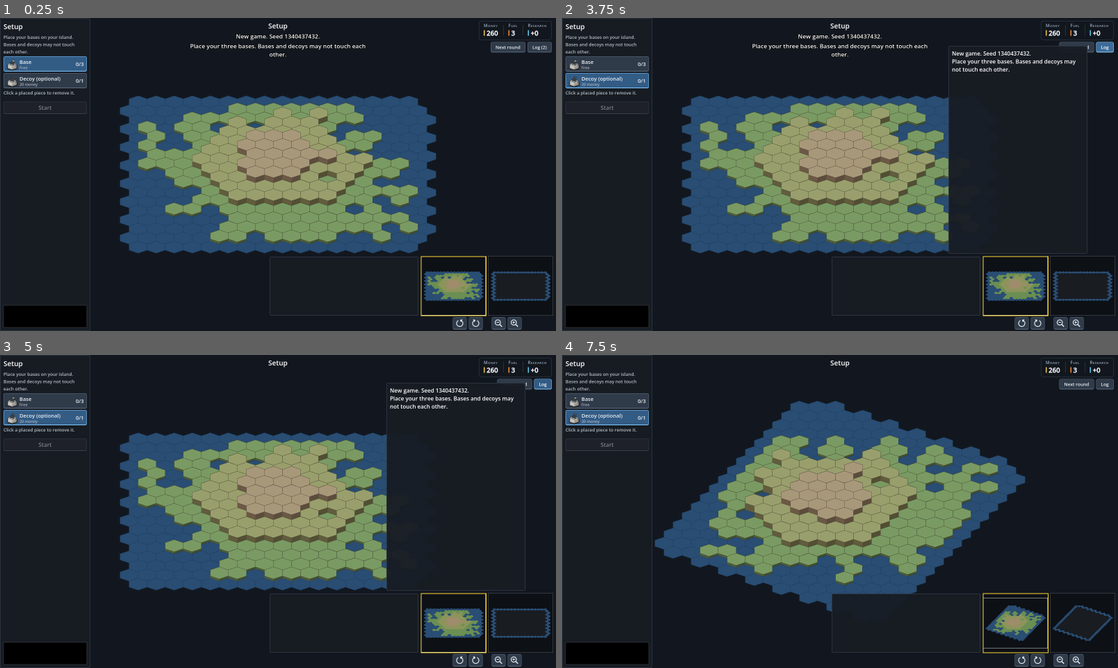
Above: before the commit, frames 1-4 (two rows, left to right).
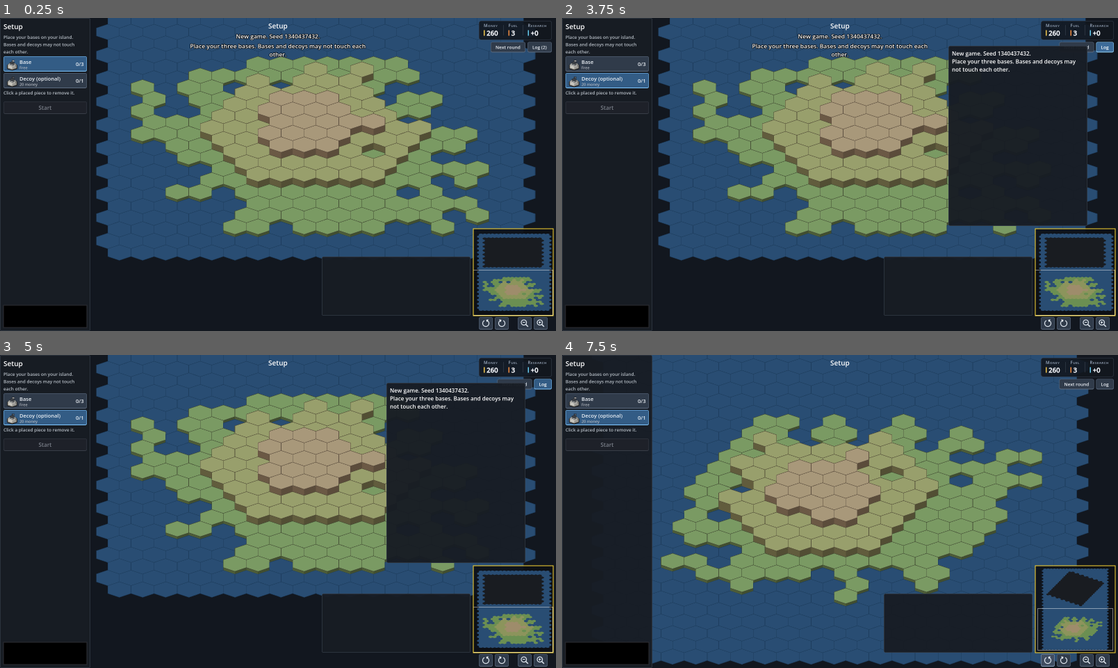
Above: after the commit, the same moments.

Repository: abeuscher/archipelago-game
Game: Godot game, scene res://game/main.tscn
Same seed, same stepped clock (60 frames per second), same inputs: the game is played once before the commit and once after it.
Inputs (mouse positions are in pixels of both pictures, inside the frame that each line leads up to):
- Up to frame 1 (0.25 s): no input
- Up to frame 2 (3.75 s): click "Next round" at 0.5 s; click "Next round" at 1.25 s; click (606, 64) at 2.02 s; click (606, 80) at 2.77 s; click "Log (2)" at 3.5 s
- Up to frame 3 (5 s): click "Next round" at 4.25 s
- Up to frame 4 (7.5 s): click "Next round" at 5 s; click "Log" at 5.75 s; click (1023, 661) at 6.52 s; click (1045, 661) at 7.27 s

The runs differ from the first frame. In frame 1, 49% of the frame differs, in the area x 17-100%, y 0-100%; in frame 2, 35%; in frame 3, 36%; in frame 4, 60%, in the area x 16-100%, y 0-100%.

Commit message:
Stacked world: enemy island north across an open-sea channel, one continuous sea, whole-world minimap, camera glides to each phase's island
Co-Authored-By: Claude Opus 5.5 <noreply@anthropic.com>

Diff:
--- a/game/board_view.gd
+++ b/game/board_view.gd
@@ -22,6 +22,7 @@
 var _time: float = 0.0
 var _since_redraw: float = 0.0
 var _has_fog: bool = false
+var _edge: Dictionary = {}        ## hexes on the border of the space
 
 const SEA := Color(0.16, 0.30, 0.45)
 const SEA_EDGE := Color(0.12, 0.24, 0.37)
@@ -51,6 +52,9 @@
 func setup(grid) -> void:
 	iso = Iso.new(grid)
 	_order = iso.draw_order()
+	for i in grid.count:
+		if grid.neighbors(i).size() < 6:
+			_edge[i] = true
 
 
 func set_rotation_step(step: int) -> void:
@@ -113,12 +117,6 @@
 			if not rings_at.has(h):
 				rings_at[h] = []
 			rings_at[h].append(ring["color"])
-	# The sea ring around the space: always visible, so the enemy's fog sits
-	# inside a clear frame. Flat at sea level, so it goes first.
-	for k in iso.frame.size():
-		var fp := iso.frame_polygon(k)
-		draw_colored_polygon(fp, SEA)
-		draw_polyline(_closed(fp), SEA_EDGE, 1.0)
 	for i in _order:
 		var t: Dictionary = tiles[i]
 		var lvl := _lvl(t)
@@ -214,10 +212,12 @@
 
 
 ## Drawn after every tile: feathered edges that spill softly over the
-## neighbouring hexes, then drifting wisps and the odd slow swirl.
+## neighbouring hexes, then drifting wisps and the odd slow swirl. Hexes on
+## the border of the space get none of these, so the fog stops at the
+## island's edge and never spills onto the open sea around it.
 func _draw_fog_overlay() -> void:
 	for i in tiles.size():
-		if tiles[i].get("known", false):
+		if tiles[i].get("known", false) or _edge.has(i):
 			continue
 		var c := iso.top_center(i, 0, false)
 		var top := iso.top_polygon(i, 0, false)
@@ -227,7 +227,7 @@
 				poly.append(c + (v - c) * float(f[0]))
 			draw_colored_polygon(poly, Color(FOG, float(f[1]) * 0.5))
 	for i in tiles.size():
-		if tiles[i].get("known", false):
+		if tiles[i].get("known", false) or _edge.has(i):
 			continue
 		var h := _hash(i)
 		var c := iso.top_center(i, 0, false)
--- a/game/hud.gd
+++ b/game/hud.gd
@@ -70,7 +70,8 @@
 
 const TOOLBAR_W := 260
 const INFO_W := 420
-const MINIMAP_W := 380
+const MINIMAP_W := 230
+const MINIMAP_H := 250        ## taller than wide: the islands are stacked north and south
 const BOTTOM_H := 170
 const MAP_BAR_H := 44         ## gap under the minimap and info box, holding the map controls
 const STRIP_W := 64
@@ -205,7 +206,7 @@
 	_log_panel.offset_left = -STRIP_W - 24 - 400
 	_log_panel.offset_right = -STRIP_W - 24
 	_log_panel.offset_top = 80
-	_log_panel.offset_bottom = -BOTTOM_H - MAP_BAR_H - 8
+	_log_panel.offset_bottom = -MINIMAP_H - MAP_BAR_H - 8
 	_log_panel.visible = false
 	root.add_child(_log_panel)
 	_log = RichTextLabel.new()
@@ -221,8 +222,8 @@
 	_strip.anchor_bottom = 0.5
 	_strip.offset_left = -STRIP_W - 12
 	_strip.offset_right = -12
-	_strip.offset_top = -200
-	_strip.offset_bottom = 200
+	_strip.offset_top = -250
+	_strip.offset_bottom = 150
 	_strip.alignment = BoxContainer.ALIGNMENT_CENTER
 	_strip.add_theme_constant_override("separation", 6)
 	root.add_child(_strip)
@@ -267,7 +268,7 @@
 	minimap.anchor_bottom = 1.0
 	minimap.offset_left = -MINIMAP_W - 8
 	minimap.offset_right = -8
-	minimap.offset_top = -BOTTOM_H - MAP_BAR_H
+	minimap.offset_top = -MINIMAP_H - MAP_BAR_H
 	minimap.offset_bottom = -MAP_BAR_H
 	minimap.tooltip_text = "Click or drag to move the view. This is how you look at the other island."
 	root.add_child(minimap)
--- a/game/iso.gd
+++ b/game/iso.gd
@@ -1,50 +1,44 @@
 ## Isometric projection for a hex space: a fixed viewing angle, six board
 ## rotations in 60-degree steps, and height drawn as vertical offset.
 ## Presentation only: these are drawing sizes, not game rules.
+##
+## The board is centred on its middle hex, which sits on a hex lattice in
+## the board plane. Turning by 60 degrees about a lattice hex maps the
+## lattice onto itself, so after any rotation every hex of the space is
+## still on the lattice. That lets the sea around and between the islands
+## (ocean_view.gd) line up with both boards in every view.
 extends RefCounted
 
 const HEX_SIZE := 30.0         ## Hex radius on the board plane, in pixels.
 const SQUASH := 0.58           ## Vertical squash that fakes the camera tilt.
 const LEVEL_HEIGHT := 14.0     ## Screen pixels per elevation level.
 const LAND_BASE := 6.0         ## Base-level land sits this far above the sea.
-
-const AXIAL_DIRS := [Vector2i(1, 0), Vector2i(1, -1), Vector2i(0, -1), Vector2i(-1, 0), Vector2i(-1, 1), Vector2i(0, 1)]
+const HEX_W := HEX_SIZE * 1.7320508075688772   ## Lattice spacing along a row.
+const ROW_H := HEX_SIZE * 1.5                   ## Lattice spacing between rows.
 
 var grid
 var rotation_step: int = 0     ## 0..5, each step turns the board 60 degrees.
-var frame: Array = []          ## Axial coords of the sea ring drawn around the grid (presentation only).
 var _center_plane: Vector2
 
 
 func _init(g) -> void:
 	grid = g
-	_center_plane = Vector2.ZERO
-	var sum := Vector2.ZERO
-	for i in g.count:
-		sum += _plane_raw(i)
-	_center_plane = sum / g.count
-	var seen := {}
-	for i in g.count:
-		var a: Vector2i = g.axial_of(i)
-		for d in AXIAL_DIRS:
-			var n: Vector2i = a + d
-			if g.axial_to_index(n) < 0 and not seen.has(n):
-				seen[n] = true
-				frame.append(n)
+	_center_plane = _plane_raw(g.center_index())
 
 
 func _plane_raw(index: int) -> Vector2:
-	return _plane_axial_raw(grid.axial_of(index))
+	return axial_plane(grid.axial_of(index))
 
 
-func _plane_axial_raw(a: Vector2i) -> Vector2:
-	return Vector2(HEX_SIZE * sqrt(3.0) * (a.x + a.y / 2.0), HEX_SIZE * 1.5 * a.y)
+## Plane position of a lattice hex given in axial coordinates.
+static func axial_plane(a: Vector2i) -> Vector2:
+	return Vector2(HEX_W * (a.x + a.y / 2.0), ROW_H * a.y)
 
 
-## Sea-level top face of the k-th hex of the surrounding sea ring.
-func frame_polygon(k: int) -> PackedVector2Array:
-	var p := (_plane_axial_raw(frame[k]) - _center_plane).rotated(rotation_step * PI / 3.0)
-	return _hex_at(Vector2(p.x, p.y * SQUASH))
+## Nearest lattice hex to a plane position (exact for lattice points).
+static func plane_axial(p: Vector2) -> Vector2i:
+	var r := roundi(p.y / ROW_H)
+	return Vector2i(roundi(p.x / HEX_W - r / 2.0), r)
 
 
 ## Board-plane position after rotation, centred on the space.
@@ -67,10 +61,11 @@
 ## Corners of the top face. Pointy-top hexes map onto themselves under a
 ## 60-degree turn, so the outline is the same in every view.
 func top_polygon(index: int, level: int, land: bool) -> PackedVector2Array:
-	return _hex_at(top_center(index, level, land))
+	return hex_at(top_center(index, level, land))
 
 
-static func _hex_at(c: Vector2) -> PackedVector2Array:
+## A flat hex outline around a screen point.
+static func hex_at(c: Vector2) -> PackedVector2Array:
 	var pts := PackedVector2Array()
 	for k in 6:
 		var ang := deg_to_rad(30.0 + 60.0 * k)
@@ -88,12 +83,18 @@
 	return order
 
 
-## Screen bounds of the whole space at sea level, sea ring included.
+## Plane extents of the space in the current rotation: {min, max} corners
+## of the hex centres.
+func plane_extent() -> Rect2:
+	var r := Rect2(plane(0), Vector2.ZERO)
+	for i in grid.count:
+		r = r.expand(plane(i))
+	return r
+
+
+## Screen bounds of the whole space at sea level.
 func bounds() -> Rect2:
 	var r := Rect2(top_center(0, 0, false), Vector2.ZERO)
 	for i in grid.count:
 		r = r.expand(top_center(i, 0, false))
-	for k in frame.size():
-		for v in frame_polygon(k):
-			r = r.expand(v)
-	return r.grow(HEX_SIZE * 0.5)
+	return r.grow(HEX_SIZE * 1.2)
--- a/game/main.gd
+++ b/game/main.gd
@@ -8,6 +8,8 @@
 const BoardView = preload("res://game/board_view.gd")
 const Effects = preload("res://game/effects.gd")
 const Minimap = preload("res://game/minimap.gd")
+const OceanView = preload("res://game/ocean_view.gd")
+const Iso = preload("res://game/iso.gd")
 const Pieces = preload("res://game/pieces.gd")
 const Audio = preload("res://game/audio.gd")
 const Hud = preload("res://game/hud.gd")
@@ -16,7 +18,9 @@
 const Earnings = preload("res://game/earnings.gd")
 
 const REPAIR_SOUND := "assets/audio/repair_work_crew.ogg"
-const BOARD_GAP := 320.0
+const CHANNEL_ROWS := 4        ## rows of open sea between the two islands
+const FLY_SECONDS := 0.9       ## camera move between islands at a phase change
+const FIT_MARGIN := 0.92       ## share of the free screen an island fills when fitted
 const ZOOM_MIN := 0.3
 const ZOOM_MAX := 3.0
 const PAN_SPEED := 700.0
@@ -56,6 +60,8 @@
 var _drag_from: Vector2
 var _dragging: bool = false
 var _drag_moved: float = 0.0
+var ocean
+var _cam_tween: Tween
 var debug_no_fog: bool = false       ## debug tool: show the enemy island as it really is
 
 
@@ -69,13 +75,16 @@
 	m = MatchState.create(data, seed_value, UserSettings.match_overrides(prefs))
 	enemy_ai = StrongAI.new(MatchState.ENEMY, data, seed_value)
 
-	own_board = BoardView.new()
-	own_board.setup(m.sides[0].island.grid)
-	add_child(own_board)
+	# Sea first, then the enemy island (north, further back), then ours.
+	ocean = OceanView.new()
+	add_child(ocean)
 	enemy_board = BoardView.new()
 	enemy_board.setup(m.sides[1].island.grid)
 	enemy_board.show_hits = true
 	add_child(enemy_board)
+	own_board = BoardView.new()
+	own_board.setup(m.sides[0].island.grid)
+	add_child(own_board)
 	_layout_boards()
 	effects = Effects.new()
 	effects.z_index = 10
@@ -87,7 +96,7 @@
 
 	hud = Hud.new()
 	add_child(hud)
-	hud.minimap.setup(own_board, enemy_board, camera)
+	hud.minimap.setup(own_board, enemy_board, ocean, camera)
 	hud.minimap.view_requested.connect(_on_minimap)
 	hud.rotate_requested.connect(_rotate)
 	hud.zoom_requested.connect(func(dir: int): _zoom_at(ZOOM_STEP if dir > 0 else 1.0 / ZOOM_STEP, get_viewport_rect().size / 2.0))
@@ -117,12 +126,18 @@
 	return int(Time.get_unix_time_from_system() * 1000.0) & 0x7FFFFFFF
 
 
+## Our island at the origin, the enemy's straight north across a channel of
+## CHANNEL_ROWS rows of sea, for the current rotation. Both centres sit on
+## the shared hex lattice (see iso.gd), so the sea lines up with both.
 func _layout_boards() -> void:
-	# Spacing uses the bounding circle so rotation never makes boards overlap.
-	var r: Rect2 = own_board.iso.bounds()
-	var span := r.size.length()
 	own_board.position = Vector2.ZERO
-	enemy_board.position = Vector2(span + BOARD_GAP, 0)
+	var own_top: float = -own_board.iso.plane_extent().position.y
+	var enemy_bottom: float = enemy_board.iso.plane_extent().end.y
+	var need := own_top + enemy_bottom + (CHANNEL_ROWS + 1) * Iso.ROW_H
+	# Straight north on the lattice is axial (1, -2): two rows up per step.
+	var steps := ceili(need / (2.0 * Iso.ROW_H))
+	enemy_board.position = Vector2(0, -steps * 2.0 * Iso.ROW_H * Iso.SQUASH)
+	ocean.rebuild([own_board, enemy_board])
 
 
 # --- Phases ----------------------------------------------------------------
@@ -132,7 +147,7 @@
 	tips_snoozed = []
 	setup_trial = m.sides[0].duplicate_state()
 	setup_mode = "base"
-	_focus(0)
+	_fly_to(0, 0.0)
 	hud.set_phase("Setup", 0)
 	_set_clock(0)
 	hud.add_log("Place your three bases. Bases and decoys may not touch each other.")
@@ -167,7 +182,7 @@
 	tips_snoozed = []
 	orders = []   # last round's aim markers don't carry over
 	selected = Vector2i(-1, -1)
-	_focus(0)
+	_fly_to(0)
 	hud.set_phase("Build and repair", m.round_number)
 	_set_clock(int(prefs["build_clock_seconds"]))
 	_refresh()
@@ -188,7 +203,7 @@
 	missile_choice = {}
 	selected = Vector2i(-1, -1)
 	active_launcher = _next_free_launcher()
-	_focus(1)
+	_fly_to(1)
 	hud.set_phase("Targeting", m.round_number)
 	_set_clock(int(prefs["targeting_clock_seconds"]))
 	_refresh()
@@ -252,6 +267,7 @@
 				_attack()   # orders placed so far are launched
 	var pan := Vector2(Input.get_axis("ui_left", "ui_right"), Input.get_axis("ui_up", "ui_down"))
 	if pan != Vector2.ZERO:
+		_stop_flight()
 		camera.position += pan * PAN_SPEED * delta / camera.zoom.x
 		_update_viewing()
 
@@ -281,6 +297,7 @@
 	elif event is InputEventMouseMotion:
 		var mm := event as InputEventMouseMotion
 		if _dragging:
+			_stop_flight()
 			camera.position -= mm.relative / camera.zoom.x
 			_drag_moved += mm.relative.length()
 			_update_viewing()
@@ -302,6 +319,7 @@
 
 
 func _zoom_at(factor: float, screen_pos: Vector2) -> void:
+	_stop_flight()
 	var before := get_canvas_transform().affine_inverse() * screen_pos
 	var z := clampf(camera.zoom.x * factor, ZOOM_MIN, ZOOM_MAX)
 	camera.zoom = Vector2(z, z)
@@ -324,29 +342,57 @@
 	rot = (rot + dir + 6) % 6
 	own_board.set_rotation_step(rot)
 	enemy_board.set_rotation_step(rot)
+	_layout_boards()
 	_focus(center_side)
 
 
+## Centres the view on an island at once, keeping the zoom.
 func _focus(side: int) -> void:
+	_stop_flight()
 	var board = own_board if side == 0 else enemy_board
 	camera.position = board.position + board.bounds().get_center()
 	viewing = side
-	hud.minimap.viewing = side
-	hud.minimap.queue_redraw()
+
+
+## Moves and zooms the view so the island fills the free part of the screen
+## (between the toolbar, the strip, the top bar and the bottom panels). With seconds > 0 the
+## camera glides there, so the player sees how the two islands sit.
+func _fly_to(side: int, seconds: float = FLY_SECONDS) -> void:
+	_stop_flight()
+	viewing = side
+	var board = own_board if side == 0 else enemy_board
+	var island: Rect2 = board.bounds()
+	island.position += board.position
+	var vp := get_viewport_rect().size
+	var free := Rect2(Vector2(Hud.TOOLBAR_W + 16, 70), Vector2.ZERO)
+	free.end = Vector2(vp.x - Hud.STRIP_W - 28, vp.y - Hud.BOTTOM_H - Hud.MAP_BAR_H - 8)
+	var z := clampf(minf(free.size.x / island.size.x, free.size.y / island.size.y) * FIT_MARGIN, ZOOM_MIN, ZOOM_MAX)
+	var target := island.get_center() - (free.get_center() - vp / 2.0) / z
+	if seconds <= 0.0:
+		camera.zoom = Vector2(z, z)
+		camera.position = target
+		return
+	_cam_tween = create_tween().set_parallel(true).set_trans(Tween.TRANS_SINE).set_ease(Tween.EASE_IN_OUT)
+	_cam_tween.tween_property(camera, "position", target, seconds)
+	_cam_tween.tween_property(camera, "zoom", Vector2(z, z), seconds)
+
+
+## Any manual pan or zoom takes over from a camera flight.
+func _stop_flight() -> void:
+	if _cam_tween != null and _cam_tween.is_valid():
+		_cam_tween.kill()
 
 
 func _on_minimap(world_pos: Vector2) -> void:
+	_stop_flight()
 	camera.position = world_pos
 	_update_viewing()
 
 
+## Which island the view is over: north of the channel's middle is the enemy's.
 func _update_viewing() -> void:
-	var mid: float = (own_board.position.x + own_board.bounds().end.x + enemy_board.position.x + enemy_board.bounds().position.x) / 2.0
-	var v := 1 if camera.position.x > mid else 0
-	if v != viewing:
-		viewing = v
-		hud.minimap.viewing = v
-		hud.minimap.queue_redraw()
+	var mid: float = (own_board.position.y + enemy_board.position.y) / 2.0
+	viewing = 1 if camera.position.y < mid else 0
 
 
 func _cancel() -> void:
@@ -982,8 +1028,8 @@
 
 	# Our missiles launch. The enemy's launches are not shown: its missiles
 	# are only seen arriving, with the view staying on our island.
-	_focus(0)
-	await _wait(0.4)
+	_fly_to(0, 0.6)
+	await _wait(0.7)
 	for k in launches[0].size():
 		_rise(own_board, int(launches[0][k]["launcher"]), Color(1, 0.9, 0.5), k * 0.15)
 	await _wait(0.9 + launches[0].size() * 0.15)
@@ -1003,8 +1049,8 @@
 
 	# Our strikes land on the enemy island.
 	if not launches[0].is_empty():
-		_focus(1)
-		await _wait(0.3)
+		_fly_to(1, 0.6)
+		await _wait(0.7)
 		for k in launches[0].size():
 			_strike(enemy_board, null, by_id[launches[0][k]["id"]], int(launches[0][k]["target"]), Color(1, 0.9, 0.5), k * 0.35, post_enemy)
 		await _wait(1.4 + launches[0].size() * 0.35)
--- a/game/minimap.gd
+++ b/game/minimap.gd
@@ -1,9 +1,10 @@
-## Bottom-right minimap: each island drawn as the board draws it, with real
-## hexes in the current rotation and squash, own island in the left half and
-## the opposing space (as known) in the right. Each island fills its half;
-## the camera's view is framed. Clicking or dragging moves the view to that
-## spot; it is the only way to look at the other island besides panning.
+## Bottom-right minimap: the whole world at one scale, as the boards draw
+## it: the sea, the enemy island to the north and ours to the south, in the
+## current rotation with real hexes. The white box is the current view.
+## Clicking or dragging moves the view to that spot.
 extends Control
+
+const Iso = preload("res://game/iso.gd")
 
 signal view_requested(world_pos: Vector2)
 
@@ -13,27 +14,26 @@
 const LAND := [Color(0.42, 0.56, 0.32), Color(0.55, 0.58, 0.36), Color(0.62, 0.55, 0.42)]
 const BASE_MARK := Color(0.96, 0.96, 0.96)
 const BUILDING_MARK := Color(0.92, 0.32, 0.30)
-const VIEWING := Color(1.0, 0.85, 0.2)
-const IDLE := Color(0.32, 0.35, 0.40)
-const FRAME := Color(1, 1, 1, 0.85)
-const GAP := 6.0
-const PAD := 5.0
+const BORDER := Color(1.0, 0.85, 0.2)
+const FRAME := Color(1, 1, 1, 0.9)
+const PAD := 4.0
 const REDRAW_SECONDS := 0.1
 
 var boards: Array = []     ## [own BoardView, enemy BoardView]
+var ocean
 var camera: Camera2D
-var viewing: int = 0
 var _since: float = 0.0
 
 
-func setup(own_board, enemy_board, cam: Camera2D) -> void:
+func setup(own_board, enemy_board, ocean_view, cam: Camera2D) -> void:
 	boards = [own_board, enemy_board]
+	ocean = ocean_view
 	camera = cam
 	queue_redraw()
 
 
-## Board tiles change during the playout without a refresh, so the map
-## simply redraws a few times a second.
+## Board tiles change during the playout without a refresh, and the camera
+## glides between islands, so the map simply redraws a few times a second.
 func _process(delta: float) -> void:
 	_since += delta
 	if _since >= REDRAW_SECONDS:
@@ -41,39 +41,23 @@
 		queue_redraw()
 
 
-func half_rect(side: int) -> Rect2:
-	var w := (size.x - GAP) / 2.0
-	return Rect2(Vector2(side * (w + GAP), 0), Vector2(w, size.y))
-
-
-## World-to-map transform for one island: its board bounds fitted, centred,
-## into its half. map = world * scale + offset.
-func _fit(side: int) -> Dictionary:
-	var b = boards[side]
-	var wb: Rect2 = b.bounds()
-	wb.position += b.position
-	var r := half_rect(side).grow(-PAD)
-	var s := minf(r.size.x / maxf(wb.size.x, 1.0), r.size.y / maxf(wb.size.y, 1.0))
-	var off := r.position + (r.size - wb.size * s) / 2.0 - wb.position * s
+## World-to-map transform: the sea's bounds fitted, centred, into the
+## control. map = world * scale + offset.
+func _fit() -> Dictionary:
+	var wb: Rect2 = ocean.world_rect()
+	var avail := size - Vector2(PAD, PAD) * 2.0
+	var s := minf(avail.x / maxf(wb.size.x, 1.0), avail.y / maxf(wb.size.y, 1.0))
+	var off := Vector2(PAD, PAD) + (avail - wb.size * s) / 2.0 - wb.position * s
 	return {"scale": s, "offset": off}
 
 
-func side_at(local: Vector2) -> int:
-	return 1 if local.x >= size.x / 2.0 else 0
-
-
 func to_world(local: Vector2) -> Vector2:
-	var f := _fit(side_at(local))
+	var f := _fit()
 	return (local - f["offset"]) / f["scale"]
 
 
-func to_map(side: int, world: Vector2) -> Vector2:
-	var f := _fit(side)
-	return world * f["scale"] + f["offset"]
-
-
 func _gui_input(event: InputEvent) -> void:
-	if boards.is_empty():
+	if ocean == null:
 		return
 	var drag: bool = event is InputEventMouseMotion and (event.button_mask & MOUSE_BUTTON_MASK_LEFT) != 0
 	var click: bool = event is InputEventMouseButton and event.pressed and event.button_index == MOUSE_BUTTON_LEFT
@@ -84,33 +68,32 @@
 
 func _draw() -> void:
 	draw_rect(Rect2(Vector2.ZERO, size), BG)
-	if boards.is_empty():
+	if ocean == null:
 		return
-	for side in boards.size():
-		var b = boards[side]
+	var f := _fit()
+	var s: float = f["scale"]
+	var off: Vector2 = f["offset"]
+	for c in ocean.cells:
+		draw_colored_polygon(_scaled(Iso.hex_at(c), Vector2.ZERO, s, off), SEA)
+	for b in boards:
 		if b.iso == null:
 			continue
-		var f := _fit(side)
-		var s: float = f["scale"]
-		var origin: Vector2 = b.position * s + f["offset"]
-		for k in b.iso.frame.size():
-			var fp: PackedVector2Array = b.iso.frame_polygon(k)
-			for j in fp.size():
-				fp[j] = origin + fp[j] * s
-			draw_colored_polygon(fp, SEA)
 		for i in b.tiles.size():
-			var poly: PackedVector2Array = b.iso.top_polygon(i, 0, false)
-			for j in poly.size():
-				poly[j] = origin + poly[j] * s
-			draw_colored_polygon(poly, _color(b.tiles[i]))
-		if camera != null:
-			var vs := camera.get_viewport_rect().size / camera.zoom
-			var view := Rect2((camera.position - vs / 2.0) * s + f["offset"], vs * s)
-			view = view.intersection(half_rect(side).grow(-1.0))
-			if view.has_area():
-				draw_rect(view, FRAME, false, 1.0)
-		var hr := half_rect(side)
-		draw_rect(hr, VIEWING if side == viewing else IDLE, false, 1.5 if side == viewing else 1.0)
+			draw_colored_polygon(_scaled(b.iso.top_polygon(i, 0, false), b.position, s, off), _color(b.tiles[i]))
+	if camera != null:
+		var vs := camera.get_viewport_rect().size / camera.zoom
+		var view := Rect2((camera.position - vs / 2.0) * s + off, vs * s)
+		view = view.intersection(Rect2(Vector2.ONE, size - Vector2(2, 2)))
+		if view.has_area():
+			draw_rect(view, FRAME, false, 1.0)
+	draw_rect(Rect2(Vector2.ZERO, size), BORDER, false, 1.5)
+
+
+static func _scaled(poly: PackedVector2Array, origin: Vector2, s: float, off: Vector2) -> PackedVector2Array:
+	var out := PackedVector2Array()
+	for v in poly:
+		out.append((origin + v) * s + off)
+	return out
 
 
 static func _color(t: Dictionary) -> Color:
--- /dev/null
+++ b/game/ocean_view.gd
@@ -0,0 +1,63 @@
+## The sea the two islands sit in: every lattice hex around and between the
+## boards that no board covers, drawn under both boards. It is always
+## visible, so the channel between the islands is open water and the fog on
+## the enemy space starts at its edge. Presentation only: the rules space,
+## targeting and the AI know nothing of it.
+extends Node2D
+
+const Iso = preload("res://game/iso.gd")
+
+const SEA := Color(0.16, 0.30, 0.45)
+const SEA_EDGE := Color(0.12, 0.24, 0.37)
+const MARGIN_HEXES := 2       ## open sea beyond the outermost island hex
+
+var cells: Array = []         ## screen centres of the sea hexes
+var _rect := Rect2()          ## screen bounds of the whole sea
+
+
+## Recomputes the sea for the boards' current rotation and positions.
+## Each board's position must be its centre hex on the lattice.
+func rebuild(boards: Array) -> void:
+	var occupied := {}
+	var plane_rect := Rect2()
+	var first := true
+	for b in boards:
+		var origin := Vector2(b.position.x, b.position.y / Iso.SQUASH)
+		for i in b.iso.grid.count:
+			var p: Vector2 = origin + b.iso.plane(i)
+			occupied[Iso.plane_axial(p)] = true
+			if first:
+				plane_rect = Rect2(p, Vector2.ZERO)
+				first = false
+			else:
+				plane_rect = plane_rect.expand(p)
+	plane_rect = plane_rect.grow(Iso.HEX_W * MARGIN_HEXES)
+	cells = []
+	var r0 := floori(plane_rect.position.y / Iso.ROW_H)
+	var r1 := ceili(plane_rect.end.y / Iso.ROW_H)
+	for r in range(r0, r1 + 1):
+		var q0 := floori(plane_rect.position.x / Iso.HEX_W - r / 2.0)
+		var q1 := ceili(plane_rect.end.x / Iso.HEX_W - r / 2.0)
+		for q in range(q0, q1 + 1):
+			var a := Vector2i(q, r)
+			var p := Iso.axial_plane(a)
+			if not plane_rect.has_point(p) or occupied.has(a):
+				continue
+			cells.append(Vector2(p.x, p.y * Iso.SQUASH))
+	_rect = Rect2(Vector2(plane_rect.position.x, plane_rect.position.y * Iso.SQUASH),
+		Vector2(plane_rect.size.x, plane_rect.size.y * Iso.SQUASH)).grow(Iso.HEX_SIZE)
+	queue_redraw()
+
+
+## Screen bounds of the sea, which contains both islands.
+func world_rect() -> Rect2:
+	return _rect
+
+
+func _draw() -> void:
+	for c in cells:
+		var poly := Iso.hex_at(c)
+		draw_colored_polygon(poly, SEA)
+		var closed := poly.duplicate()
+		closed.append(poly[0])
+		draw_polyline(closed, SEA_EDGE, 1.0)
--- a/tools/capture.gd
+++ b/tools/capture.gd
@@ -62,6 +62,7 @@
 	main._refresh()
 	await _shot("02_setup_placed")
 	main._start_setup_game()
+	await create_timer(1.1).timeout   # camera flight
 	await _shot("03_build_tip")
 	main.tool = "anti_air"
 	main._refresh()
@@ -92,6 +93,9 @@
 	await _shot("09_rotated")
 	main._rotate(-1)
 	main._end_build()
+	await create_timer(0.4).timeout
+	await _shot("10a_flight")
+	await create_timer(0.8).timeout
 	await _shot("10_targeting")
 	main._target_click(main.m.sides[1].island.grid.center_index())
 	main._refresh()
Not shown, changed: ASSUMPTIONS.md
